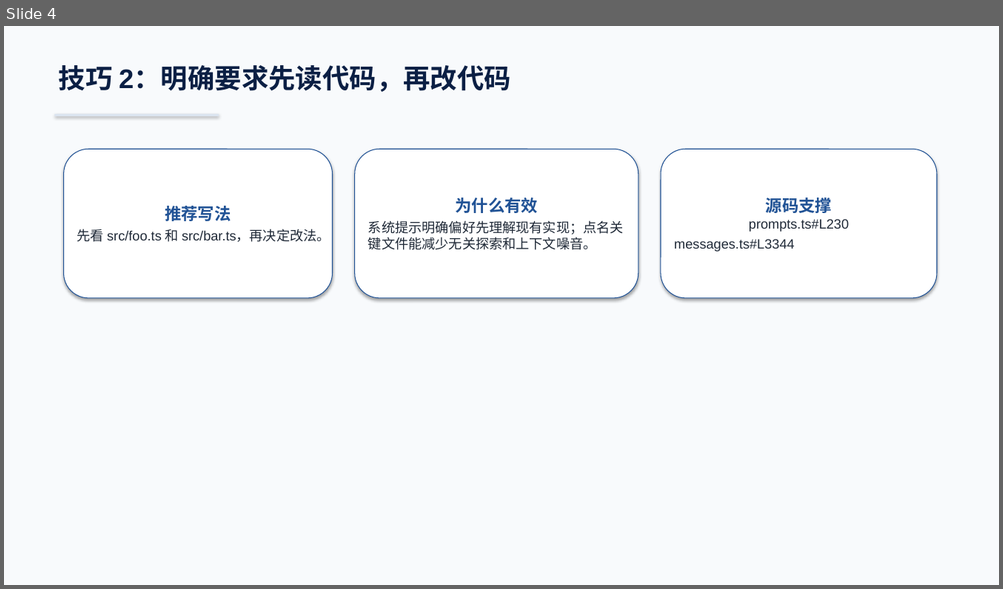
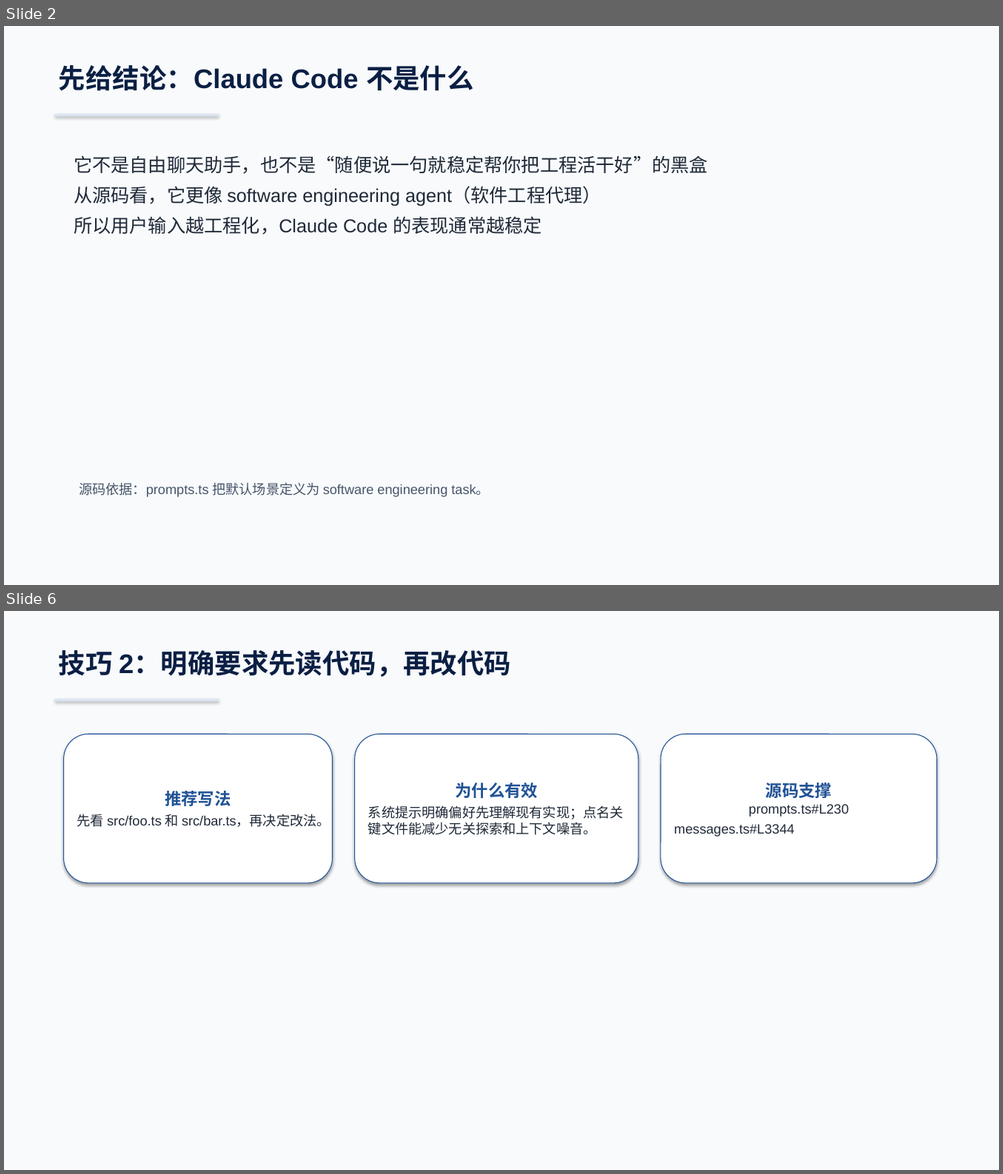
Before and after one commit to boboliu-1010/ccode, a slide deck: docs/zh/09-Claude Code 使用技巧与注意事项-WPS兼容版.pptx. Shown one above the other, each under a label of ours: slide 4 before the commit, slides 2 and 6 after it; the slides between them are not shown. The pictures are 1003x589 and 1003x1174 pixels, drawn with LibreOffice and Linux fonts; fonts in the diff are those of the drawing. Boxes give left, top, right and bottom in pixels: in the first picture for what was removed or moved away, otherwise in the second. Text is boxed around its words. In the diff, an @@ line names an element or a change of style, - is before the commit and + after.

```diff
--- a/docs/zh/09-Claude Code 使用技巧与注意事项-WPS兼容版.pptx
+++ b/docs/zh/09-Claude Code 使用技巧与注意事项-WPS兼容版.pptx
@@ slide 2 added at (4, 26, 999, 585), background #F8FAFC @@
@@ text added at (59, 65, 474, 91), 26 pt, text #0B1F44, bold @@
+先给结论：Claude Code 不是什么
@@ rectangle added at (55, 114, 219, 116), fill #DBE4F0 @@
@@ text added at (74, 156, 708, 235), 18 pt, text #1F2937 @@
+它不是自由聊天助手，也不是“随便说一句就稳定帮你把工程活干好”的黑盒
+从源码看，它更像 software engineering agent（软件工程代理）
+所以用户输入越工程化，Claude Code 的表现通常越稳定
@@ text added at (79, 483, 489, 497), 13 pt, text #475569 @@
+源码依据：prompts.ts 把默认场景定义为 software engineering task。
@@ what was slide 4 is now slide 6 @@
```
Also in this commit, not shown: 7 slides changed, 3 other slides added, 3 slides removed, 2 other files.
